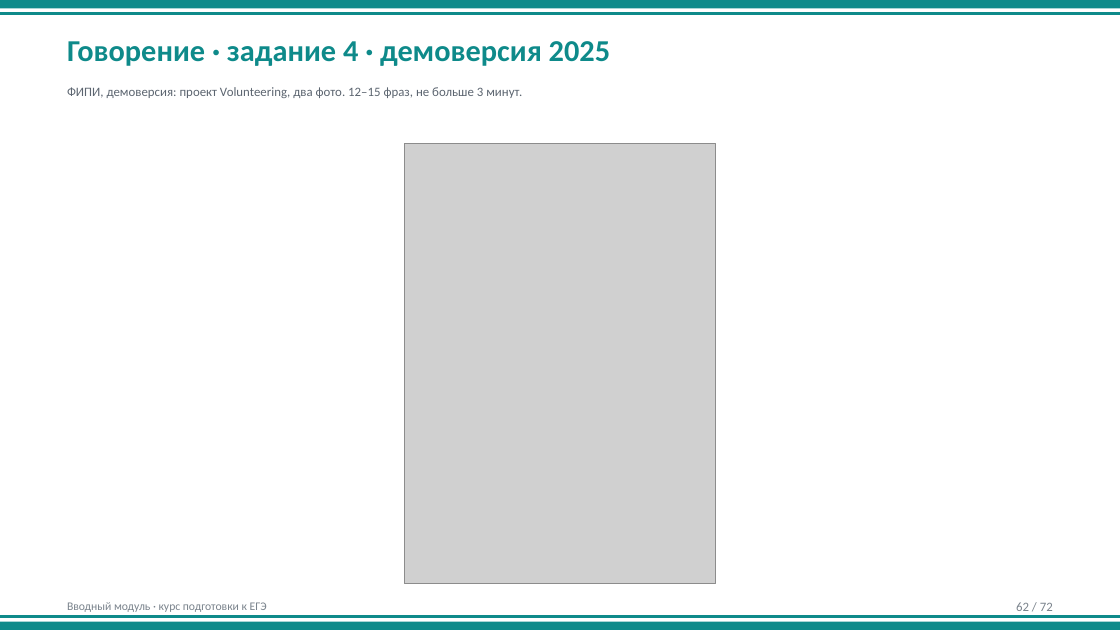
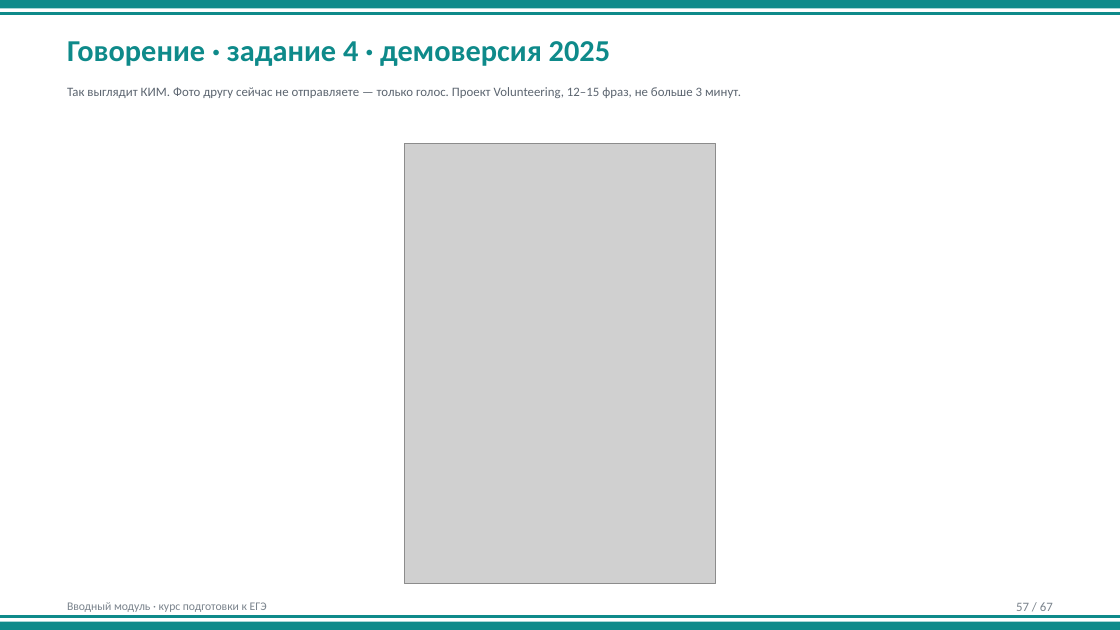
Before and after one commit to munlightshadow/music, a slide deck: slide 57 of ege-english-course/03-curriculum/intro-student/вводный-модуль.pptx (slide 62 before the commit). Drawn at 1120x630 pixels with LibreOffice and Linux fonts; fonts in the diff are those of the drawing; grey boxes stand for pictures. Boxes give left, top, right and bottom in pixels: in the first picture for what was removed or moved away, otherwise in the second. Text is boxed around its words. In the diff, an @@ line names an element or a change of style, - is before the commit and + after.

```diff
--- a/ege-english-course/03-curriculum/intro-student/вводный-модуль.pptx
+++ b/ege-english-course/03-curriculum/intro-student/вводный-модуль.pptx
@@ text at [67,87,741,98]: text changed @@
-ФИПИ, демоверсия: проект Volunteering, два фото. 12–15 фраз, не больше 3 минут.
+Так выглядит КИМ. Фото другу сейчас не отправляете — только голос. Проект Volunteering, 12–15 фраз, не больше 3 минут.
@@ text at [1016,602,1053,611]: text changed @@
-62 / 72
+57 / 67
```
Also in this commit, not shown: 66 other slides changed, 5 slides removed, 56 other files.
